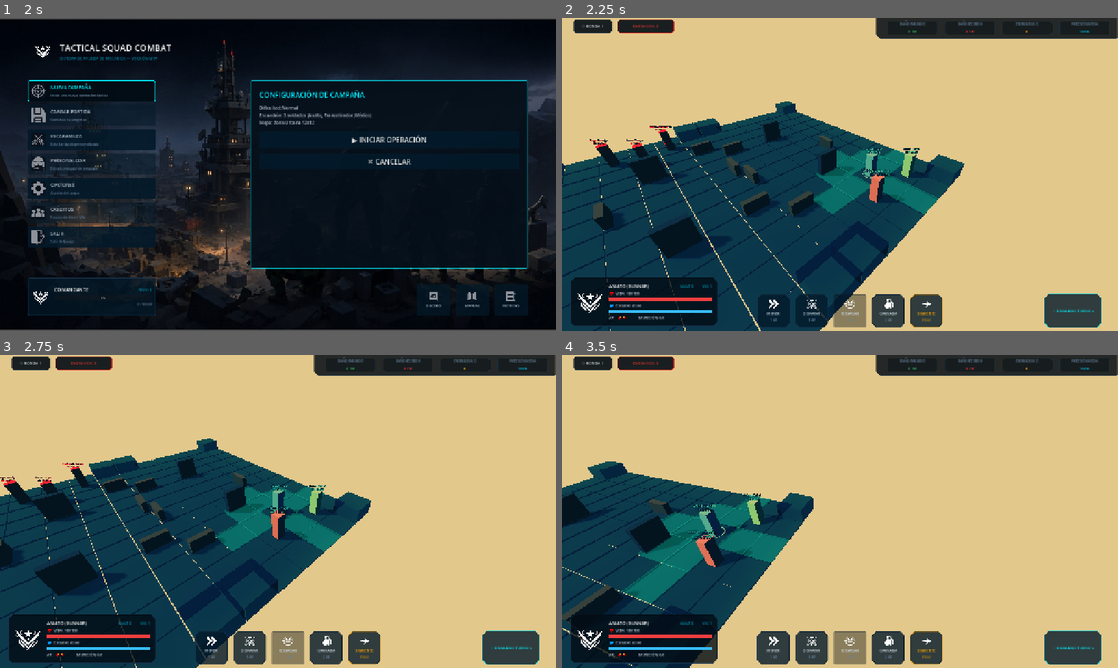
Above: before the commit, frames 1-4 (two rows, left to right).
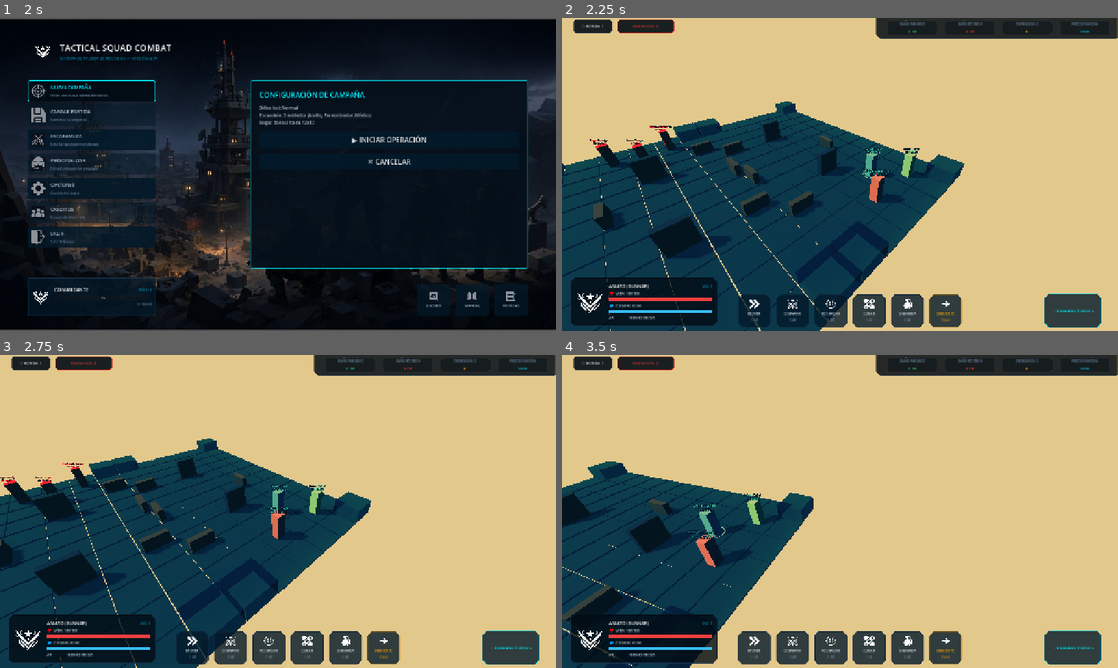
Above: after the commit, the same moments.

Repository: axel-molina/WarTacticGame
Game: Godot game, scene res://scenes/menu/menu_scene.tscn
Same seed, same stepped clock (60 frames per second), same inputs: the game is played once before the commit and once after it.
Inputs (mouse positions are in pixels of both pictures, inside the frame that each line leads up to):
- Up to frame 1 (2 s): click (88, 89) at 0.5 s; click (88, 89) at 1.25 s
- Up to frame 2 (2.25 s): click "▶ INICIAR OPERACIÓN" at 2 s
- Up to frame 3 (2.75 s): no input
- Up to frame 4 (3.5 s): tap Enter at 2.75 s; move the mouse to (962, 495) at 2.77 s; hold Right (ui_right) from 2.78 s (still down); hold Q from 2.78 s (still down); click (962, 495) at 2.92 s

Frame 1 is identical in both runs. In frame 2, 4.5% of the frame differs, in the area x 10-72%, y 41-99%; in frame 3, 4.7%; in frame 4, 6.1%, in the area x 10-72%, y 44-99%.
Error after the commit: Parse Error: Identifier "is_player_turn" not declared in the current scope. (res://scripts/ui/hud_controller.gd:298)

Commit message:
Implement combat polish: add highlighted tactical glow for End Turn, Reload, and Next Soldier buttons, scale grenade damage (50 center / 25 adjacent), show '¡FALLÓ!' floating text on miss, and fix frozen damage label bug on soldier death

Diff:
--- a/tactical-squad-combat/scripts/autoloads/game_manager.gd
+++ b/tactical-squad-combat/scripts/autoloads/game_manager.gd
@@ -137,6 +137,7 @@
 			EventBus.combat_log_added.emit("❌ ¡Fallo! %s dispara a %s (%d%% de acierto) pero erra el tiro." % [
 				shooter.soldier_name, defender.soldier_name, breakdown.final_accuracy
 			], "info")
+			defender.show_floating_text("¡FALLÓ!", Color(0.7, 0.7, 0.7))
 	)
 
 	EventBus.soldier_selected.emit(shooter)
@@ -216,20 +217,25 @@
 
 	# Splash damage in 1-cell radius (Manhattan dist <= 1)
 	var targets_to_damage = []
+	var distances = {}
 	for soldier in all_soldiers:
 		if is_instance_valid(soldier) and soldier.stats.hp > 0:
 			var dist = CombatCalculator.get_distance(soldier.grid_position, target_pos)
 			if dist <= 1:
 				targets_to_damage.append(soldier)
+				distances[soldier] = dist
 
 	for target in targets_to_damage:
+		var dist = distances[target]
+		var dmg = 50 if dist == 0 else 25
+
 		# Registrar estadisticas de MVP
-		thrower.damage_dealt_count += 35
-		var will_die = (target.stats.hp - (35 - min(target.stats.shield, 35))) <= 0
+		thrower.damage_dealt_count += dmg
+		var will_die = (target.stats.hp - (dmg - min(target.stats.shield, dmg))) <= 0
 		if will_die:
 			thrower.kills_count += 1
 
-		target.take_damage(35)
+		target.take_damage(dmg)
 
 	# Destroy cover at target and adjacent cells
 	for dx in range(-1, 2):
--- a/tactical-squad-combat/scripts/soldiers/soldier_controller.gd
+++ b/tactical-squad-combat/scripts/soldiers/soldier_controller.gd
@@ -66,23 +66,8 @@
 			)
 
 	# 2. Spawnear Texto Flotante de Daño
-	var damage_label = Label3D.new()
-	damage_label.text = "-%d" % amount
-	damage_label.billboard = BaseMaterial3D.BILLBOARD_ENABLED
-	damage_label.modulate = Color(1.0, 0.1, 0.1) if hp_damage > 0 else Color(0.2, 0.7, 1.0)
-	damage_label.font_size = 64 # Mas grande para que se note claramente
-	damage_label.outline_size = 16
-	damage_label.no_depth_test = true # Se renderiza al frente de los objetos y paredes para que sea super visible
-
-	# Añadir directamente a la escena principal para que no herede la rotacion local del soldado
-	get_parent().add_child(damage_label)
-	damage_label.global_position = global_position + Vector3(0, 2.2, 0)
-
-	var tween = create_tween()
-	# Paneo hacia arriba
-	tween.tween_property(damage_label, "global_position:y", global_position.y + 3.5, 0.8)
-	tween.parallel().tween_property(damage_label, "modulate:a", 0.0, 0.8)
-	tween.tween_callback(damage_label.queue_free)
+	var txt_color = Color(1.0, 0.1, 0.1) if hp_damage > 0 else Color(0.2, 0.7, 1.0)
+	show_floating_text("-%d" % amount, txt_color)
 
 	# Update label visually if it exists
 	if label_name:
@@ -90,6 +75,28 @@
 
 	if stats.hp <= 0:
 		die()
+
+func show_floating_text(text_val: String, text_color: Color) -> void:
+	var floating_label = Label3D.new()
+	floating_label.text = text_val
+	floating_label.billboard = BaseMaterial3D.BILLBOARD_ENABLED
+	floating_label.modulate = text_color
+	floating_label.font_size = 64 # Grande y legible
+	floating_label.outline_size = 16
+	floating_label.no_depth_test = true # Que se renderice al frente de todo
+
+	var parent_node = get_parent()
+	if not parent_node:
+		parent_node = get_tree().current_scene
+	parent_node.add_child(floating_label)
+	floating_label.global_position = global_position + Vector3(0, 2.2, 0)
+
+	# Creamos el tween enlazado al propio label3d, garantizando su ciclo de vida independiente del soldado
+	var tween = floating_label.create_tween()
+	var target_y = global_position.y + 3.5
+	tween.tween_property(floating_label, "global_position:y", target_y, 0.8)
+	tween.parallel().tween_property(floating_label, "modulate:a", 0.0, 0.8)
+	tween.tween_callback(floating_label.queue_free)
 
 func die() -> void:
 	EventBus.combat_log_added.emit("💀 %s ha sido incapacitado." % [soldier_name], "death")
--- a/tactical-squad-combat/scripts/ui/hud_controller.gd
+++ b/tactical-squad-combat/scripts/ui/hud_controller.gd
@@ -230,9 +230,69 @@
 
 		# La granada cuesta 2 AP, por lo que requiere al menos 2 AP
 		btn_grenade.disabled = (selected_soldier.stats.ap < 2)
+
+		# --- GESTIÓN DE BRILLOS TÁCTICOS (GLOW) ---
+		# 1. Brillo de Recarga: si el soldado tiene 0 balas Y AP disponibles
+		var should_glow_reload = (selected_soldier.stats.ammo <= 0 and selected_soldier.stats.ap > 0)
+		_set_button_glow(btn_reload, should_glow_reload, Color(1.0, 0.5, 0.1))
+
+		# Obtener soldados aliados del jugador
+		var player_soldiers = GameManager.all_soldiers.filter(func(s): return is_instance_valid(s) and not s.is_enemy and s.stats.hp > 0)
+
+		# 2. Brillo de Siguiente (Pasar): si el soldado actual tiene 0 AP, pero hay otros soldados aliados con AP > 0
+		var other_allies_have_ap = false
+		for ally in player_soldiers:
+			if ally != selected_soldier and ally.stats.ap > 0:
+				other_allies_have_ap = true
+				break
+		var should_glow_next = (selected_soldier.stats.ap <= 0 and other_allies_have_ap)
+		_set_button_glow(btn_end_turn, should_glow_next, Color(1.0, 0.5, 0.1))
+
+		# 3. Brillo de Finalizar Turno: si NINGÚN soldado propio tiene AP disponibles
+		var any_soldier_has_ap = false
+		for ally in player_soldiers:
+			if ally.stats.ap > 0:
+				any_soldier_has_ap = true
+				break
+		var should_glow_turn = (not any_soldier_has_ap)
+		_set_button_glow(btn_turn, should_glow_turn, Color(0.0, 0.94, 1.0))
+
 	else:
 		panel_info.visible = false
 		panel_actions.visible = false # Ocultar completamente el panel de acciones si no hay soldado seleccionado
+
+		# Detener brillos si no hay seleccion
+		_set_button_glow(btn_reload, false, Color.WHITE)
+		_set_button_glow(btn_end_turn, false, Color.WHITE)
+		_set_button_glow(btn_turn, false, Color.WHITE)
+
+# Almacena los Tweens activos de brillo para evitar colisiones
+var _glow_tweens: Dictionary = {}
+
+func _set_button_glow(btn: Button, should_glow: bool, glow_color: Color) -> void:
+	if not btn: return
+
+	if should_glow:
+		# Si ya está brillando, no reiniciar el Tween
+		if _glow_tweens.has(btn):
+			return
+
+		# Configurar tinte inicial del botón
+		btn.self_modulate = glow_color
+
+		# Crear un Tween en bucle infinito que haga parpadear la opacidad del color del botón
+		var tween = btn.create_tween().set_loops()
+		tween.tween_property(btn, "self_modulate:a", 0.4, 0.4).set_trans(Tween.TRANS_SINE).set_ease(Tween.EASE_IN_OUT)
+		tween.tween_property(btn, "self_modulate:a", 1.0, 0.4).set_trans(Tween.TRANS_SINE).set_ease(Tween.EASE_IN_OUT)
+		_glow_tweens[btn] = tween
+	else:
+		# Detener e interrumpir el parpadeo si existía
+		if _glow_tweens.has(btn):
+			var tween = _glow_tweens[btn]
+			if tween:
+				tween.kill()
+			_glow_tweens.erase(btn)
+		btn.self_modulate = Color.WHITE
 
 	if btn_turn:
 		btn_turn.disabled = not is_player_turn
